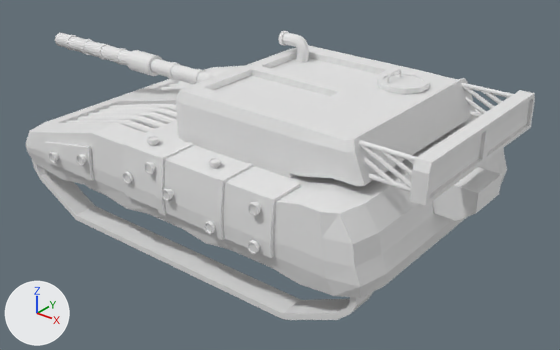
The Blender file GGJ2020/Assets/Models/Tank.blend as it was, and as the next commit left it.
Rendered twice from a camera (50 mm lens) standing at (6.45, -6.99, 3.8) and looking at (0.73, 0.16, -0.64). Arrows for +X, +Y and +Z are at lower left; the lights stay in place.

Script lines for the objects in view, before the commit:
```python
me_cube = bpy.data.meshes.new('Cube')
me_cube.from_pydata(...)  # 40 vertices, 38 faces; spans x -2.17..3.1, y 1.28..1.61, z -1.25..-0.46
me_cube_001 = bpy.data.meshes.new('Cube.001')
me_cube_001.from_pydata(...)  # 421 vertices, 348 faces; spans x -2.35..3.65, y 0.0..1.76, z -0.91..0.29
me_cube_002 = bpy.data.meshes.new('Cube.002')
me_cube_002.from_pydata(...)  # 1177 vertices, 1018 faces; spans x -12.0..7.4, y -3.4..3.4, z -0.8..1.3
me_cube_003 = bpy.data.meshes.new('Cube.003')
me_cube_003.from_pydata(...)  # 161 vertices, 160 faces; spans x -1.62..-0.502, y 1.885..2.414, z 0.629..1.589
me_cube_004 = bpy.data.meshes.new('Cube.004')
me_cube_004.from_pydata(...)  # 738 vertices, 724 faces; spans x -1.56..2.18, y 1.29..1.87, z -0.42..0.32
ob_armor = bpy.data.objects.new('Armor', me_cube_004)
ob_armor.location = (0.0, 0.0, 0.0)
_m = ob_armor.modifiers.new('Mirror', 'MIRROR')
_m.use_axis = (False, True, False)
ob_cannon = bpy.data.objects.new('Cannon', me_cube_002)
ob_cannon.location = (0.873, 0.0, 0.505)
ob_cannon.scale = (0.36, 0.36, 0.36)
ob_chassis = bpy.data.objects.new('Chassis', me_cube_001)
ob_chassis.location = (0.0, 0.0, 0.0)
_m = ob_chassis.modifiers.new('Mirror', 'MIRROR')
_m.use_axis = (False, True, False)
ob_lookingglass = bpy.data.objects.new('LookingGlass', me_cube_003)
ob_lookingglass.parent = ob_cannon
ob_lookingglass.matrix_parent_inverse = Matrix(((2.779, 0.0, 0.0, -2.425), (0.0, 2.779, 0.0, 0.0), (0.0, 0.0, 2.779, -1.404), (0.0, 0.0, 0.0, 1.0)))
ob_lookingglass.location = (0.873, 0.0, 0.505)
ob_lookingglass.scale = (0.36, 0.36, 0.36)
ob_snake = bpy.data.objects.new('Snake', me_cube)
ob_snake.location = (0.0, 0.0, 0.0)
_m = ob_snake.modifiers.new('Mirror', 'MIRROR')
_m.use_axis = (False, True, False)
```
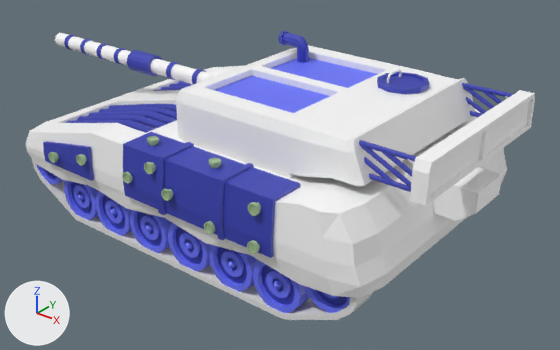
Pixel boxes [x1, y1, x2, y2] of what changed, in the pictures (560 x 350 px):
'Cannon', recoloured, surface changed: [55, 33, 535, 206] in both
'Chassis', recoloured (grey to white): [26, 66, 507, 298] in both
'Armor', recoloured, surface changed (grey to blue): [43, 132, 300, 258] in both
'Wheel.009', added (blue): after [253, 261, 310, 313]
'Wheel.008', added (blue): after [209, 245, 259, 292]
'Wheel.011', added (blue): after [168, 223, 211, 272]
'Wheel.012', added (blue): after [130, 210, 172, 253]
'Wheel.013', added (blue): after [95, 191, 132, 236]
'Wheel.014', added (blue): after [64, 180, 99, 220]
'Wheel.010', added (blue): after [304, 286, 350, 313]
'LookingGlass', recoloured (white to blue): [278, 31, 309, 63] in both
'Wheel.015', added: after [37, 165, 65, 185]
part 1 of me_circle, recoloured (blue): after [37, 165, 350, 313]

The edits, one by one:
Picture 'Palette.png' (img_palette_png) is new.
Material 'Tank' (mat_tank) is new.
Its texture is img_palette_png.
me_cube_001 has 421 vertices, 348 faces and spans x -2.35..3.65, y 0.0..1.76, z -0.91..0.29.
me_cube_001 now uses material mat_tank (picture img_palette_png).
me_circle has 210 vertices, 224 faces and spans x -1.05..1.05, y -0.79..0.05, z -1.05..1.05.
me_circle is used by ob_wheel; parent ob_wheels; location (1.426, 1.568, -0.879); scale (0.306, 0.306, 0.306).
me_circle part 1: 224 faces spanning x -1.05..1.05, y -0.79..0.05, z -1.05..1.05 switch from no material to mat_tank (picture img_palette_png).
me_cube_002 has 1177 vertices, 1018 faces and spans x -12.0..7.4, y -3.4..3.4, z -0.8..1.3.
me_cube_002 is used by ob_cannon; location (0.873, 0.0, 0.505); scale (0.36, 0.36, 0.36).
me_cube_002 part 2: texture (UV) coordinates of 1018 of 1018 faces, centred in x -12.0..7.4, y -3.4..3.4, z -0.8..1.3, changed; they spanned u 0.0..1.0, v 0.0..1.0 and now span u 0.02..0.48, v 0.88..0.98.
me_cube_002 now uses material mat_tank (picture img_palette_png).
me_cube_003 has 161 vertices, 160 faces and spans x -1.62..-0.502, y 1.885..2.414, z 0.629..1.589.
me_cube_003 now uses material mat_tank (picture img_palette_png).
me_cube_004 has 738 vertices, 724 faces and spans x -1.56..2.18, y 1.29..1.87, z -0.42..0.32.
me_cube_004 is used by ob_armor; location (0.0, 0.0, 0.0).
me_cube_004 part 3: texture (UV) coordinates of 724 of 724 faces, centred in x -1.56..2.18, y 1.29..1.87, z -0.41..0.32, changed; they spanned u 0.0..1.0, v 0.0..1.0 and now span u 0.14..0.74, v 0.89..0.99.
me_cube_004 now uses material mat_tank (picture img_palette_png).
Object 'Wheel.015' (ob_wheel_015) is new; it shows me_circle.
Its parent is ob_wheels.
Its location is (-1.831, -1.597, -0.554).
Its scale is (0.306, -0.306, 0.306).
Object 'Wheel.014' (ob_wheel_014) is new; it shows me_circle.
Its parent is ob_wheels.
Its location is (-1.205, -1.597, -0.885).
Its scale is (0.306, -0.306, 0.306).
Object 'Wheel.013' (ob_wheel_013) is new; it shows me_circle.
Its parent is ob_wheels.
Its location is (-0.57, -1.597, -0.895).
Its scale is (0.306, -0.306, 0.306).
Object 'Wheel.012' (ob_wheel_012) is new; it shows me_circle.
Its parent is ob_wheels.
Its location is (0.0848, -1.597, -0.895).
Its scale is (0.306, -0.306, 0.306).
Object 'Wheel.011' (ob_wheel_011) is new; it shows me_circle.
Its parent is ob_wheels.
Its location is (0.759, -1.597, -0.885).
Its scale is (0.306, -0.306, 0.306).
Object 'Wheel.010' (ob_wheel_010) is new; it shows me_circle.
Its parent is ob_wheels.
Its location is (2.744, -1.597, -0.591).
Its scale is (0.306, -0.306, 0.306).
Object 'Wheel.009' (ob_wheel_009) is new; it shows me_circle.
Its parent is ob_wheels.
Its location is (2.082, -1.597, -0.876).
Its scale is (0.306, -0.306, 0.306).
Object 'Wheel.008' (ob_wheel_008) is new; it shows me_circle.
Its parent is ob_wheels.
Its location is (1.426, -1.597, -0.879).
Its scale is (0.306, -0.306, 0.306).
